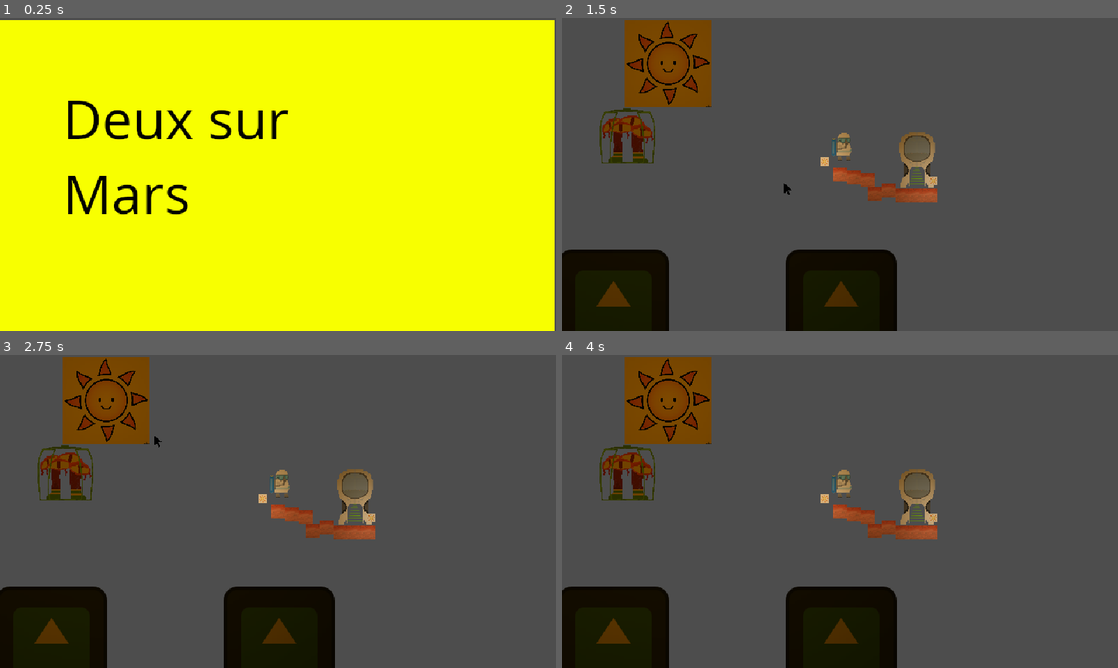
Above: before the commit, frames 1-4 (two rows, left to right).
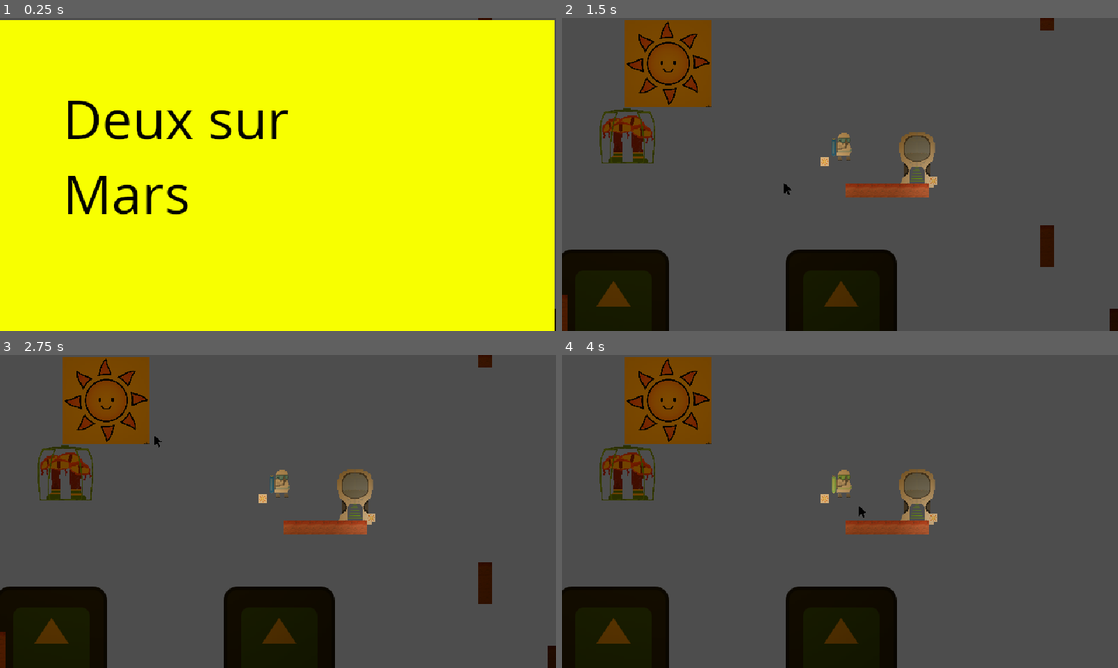
Above: after the commit, the same moments.

Repository: LeResteDuMonde/GameJamPSU
Game: Godot game, scene res://scene/Main.tscn
Two runs of this game, one before a commit and one after it. Both use one fixed random seed, a clock stepped at 60 frames per second and the inputs below. The engine's default icon, where the game draws it, is replaced by a stand-in: a white triangle on a blue panel in a dark square.
Inputs (mouse positions are in pixels of both pictures, inside the frame that each line leads up to):
- Up to frame 1 (0.25 s): no input
- Up to frame 2 (1.5 s): tap Enter at 0.5 s; move the mouse to (962, 158) at 0.52 s; hold D (right) from 0.53 s (still down); click (962, 158) at 0.6 s; tap Space (jump) at 0.77 s; move the mouse to (728, 190) at 1.27 s; click (728, 190) at 1.35 s
- Up to frame 3 (2.75 s): tap Space (jump) at 1.52 s; move the mouse to (333, 442) at 2.02 s; release D (right) at 2.03 s; hold A (left) from 2.03 s (still down); click (333, 442) at 2.1 s
- Up to frame 4 (4 s): move the mouse to (812, 574) at 2.77 s; release A (left) at 2.78 s; hold D (right) from 2.78 s (still down); click (812, 574) at 2.85 s; tap Space (jump) at 3.02, 3.77 s; move the mouse to (1006, 558) at 3.52 s; click (1006, 558) at 3.6 s

The runs differ from the first frame. In frame 1, less than 0.1% of the frame differs, in the area x 86-100%, y 0-100%; in frame 2, 1.5%, in the area x 0-100%, y 0-100%; in frame 3, 1.5%; in frame 4, 0.9%.

Commit message:
tileMapGroup

Diff:
--- a/scene/Main.tscn
+++ b/scene/Main.tscn
@@ -6,38 +6,12 @@
 [ext_resource type="PackedScene" uid="uid://7keiadubnxu6" path="res://scene/MoovingPlatform.tscn" id="5_x6sdr"]
 [ext_resource type="PackedScene" uid="uid://clx0tvtrn2uj6" path="res://scene/CagedMonster.tscn" id="6_3gsa4"]
 [ext_resource type="PackedScene" uid="uid://dn6nb5cwjnt1m" path="res://scene/StarShip.tscn" id="7_l1aai"]
-[ext_resource type="PackedScene" uid="uid://bpr17yvdebkct" path="res://scene/Tile.tscn" id="7_siwmh"]
-[ext_resource type="PackedScene" path="res://scene/Level.tscn" id="8_gc05f"]
+[ext_resource type="PackedScene" uid="uid://dcap0fd4yk14k" path="res://scene/Level.tscn" id="8_gc05f"]
 [ext_resource type="PackedScene" uid="uid://cnt7ywbo2jfs7" path="res://scene/Sun.tscn" id="9_y7b7r"]
 [ext_resource type="PackedScene" uid="uid://dbcd6fr84pr3u" path="res://scene/Lamp.tscn" id="10_3stve"]
 
 [node name="Main" type="Node2D"]
 position = Vector2(2, -2)
-
-[node name="Tiles" type="Node2D" parent="."]
-
-[node name="Tile8" parent="Tiles" instance=ExtResource("7_siwmh")]
-position = Vector2(40, 22)
-
-[node name="Tile" parent="Tiles" instance=ExtResource("7_siwmh")]
-
-[node name="Tile2" parent="Tiles" instance=ExtResource("7_siwmh")]
-position = Vector2(16, 3)
-
-[node name="Tile3" parent="Tiles" instance=ExtResource("7_siwmh")]
-position = Vector2(32, 6)
-
-[node name="Tile4" parent="Tiles" instance=ExtResource("7_siwmh")]
-position = Vector2(72, 24)
-
-[node name="Tile5" parent="Tiles" instance=ExtResource("7_siwmh")]
-position = Vector2(88, 24)
-
-[node name="Tile6" parent="Tiles" instance=ExtResource("7_siwmh")]
-position = Vector2(104, 24)
-
-[node name="Tile7" parent="Tiles" instance=ExtResource("7_siwmh")]
-position = Vector2(56, 18)
 
 [node name="Camera" type="Camera2D" parent="."]
 
@@ -71,6 +45,9 @@
 [node name="Player" parent="." instance=ExtResource("1_5qlf1")]
 position = Vector2(0, -32)
 
+[node name="Node2D" type="Node2D" parent="."]
+position = Vector2(302, 182)
+
 [node name="Level" parent="." instance=ExtResource("8_gc05f")]
 
 [node name="CanvasModulate" type="CanvasModulate" parent="."]
--- a/scene/Tile.tscn
+++ b/scene/Tile.tscn
@@ -1,13 +1,13 @@
 [gd_scene load_steps=5 format=3 uid="uid://bpr17yvdebkct"]
 
-[ext_resource type="Texture2D" uid="uid://c5ke2pn4kwj4" path="res://sprite/groundTile1.png" id="1_4xv0d"]
 [ext_resource type="Script" path="res://script/deletable.gd" id="1_xwdvg"]
+[ext_resource type="Texture2D" uid="uid://y5fwjdse6sdi" path="res://sprite/groundTile2.png" id="3_kmw2y"]
 [ext_resource type="Script" path="res://script/deletableArea.gd" id="3_wnknv"]
 
 [sub_resource type="RectangleShape2D" id="RectangleShape2D_hjywy"]
 size = Vector2(16, 16)
 
-[node name="Tile" type="StaticBody2D" groups=["groundTiles"]]
+[node name="Tile" type="StaticBody2D"]
 script = ExtResource("1_xwdvg")
 
 [node name="Area2D" type="Area2D" parent="."]
@@ -20,4 +20,4 @@
 shape = SubResource("RectangleShape2D_hjywy")
 
 [node name="Sprite2D" type="Sprite2D" parent="."]
-texture = ExtResource("1_4xv0d")
+texture = ExtResource("3_kmw2y")
--- a/script/tiles.gd
+++ b/script/tiles.gd
@@ -3,18 +3,34 @@
 #@export var tileMap : Resource
 var path = "res://tileMap/tileMap.txt"
 var tileR = preload("res://scene/Tile.tscn")
+var spriteCeiling = preload("res://sprite/groundTile1.png")
 
-const WIDTH = 40
-const HEIGHT = 22
+const WIDTH = 42
+const HEIGHT = 23
 const SIZE = 16
 
 func _ready():
 	var tileMap = loadFile(path)
-
+	print(tileMap.length())
+#	print(tileMap[WIDTH*HEIGHT])
 	for i in range(HEIGHT):
 		for j in range(WIDTH):
-			tileMap[j*i]
+			var tileID = tileMap[i*WIDTH+j]
 
+#			print(tileID)
+			if(tileID != "0"):
+				var t = tileR.instantiate()
+#				print(Vector2(j,i))
+				var iM = (i - (HEIGHT-1) / 2) * SIZE
+				var jM = (j - (WIDTH-1) / 2) * SIZE
+				var pos = Vector2(jM,iM)
+
+				if(tileMap[(i-1)*WIDTH+j] == "0"):
+					t.get_node("Sprite2D").texture = spriteCeiling
+
+				t.add_to_group("tiles" + tileID)
+				add_child(t)
+				t.global_position = pos
 
 	pass # Replace with function body.
 
Not shown: 1 places in scene/Main.tscn that only renumber resources
Not shown, changed: tileMap/tileMap.txt
